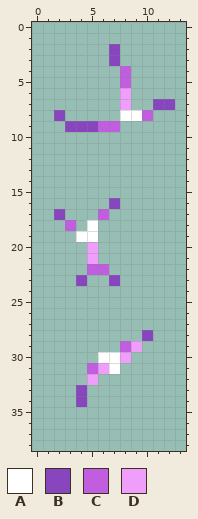
Pixel-art sprite -- NPCs/Minibosses/StarveiledProj/ScholarCometBig_Glow.png. The picture above was drawn from the file before the commit.
The file is 28x78 pixels, drawn in blocks of 2x2; one block is one cell here.
Palette (. is transparent): A #ffffff  B #8846be  C #c15edf  D #f09efb
New version:
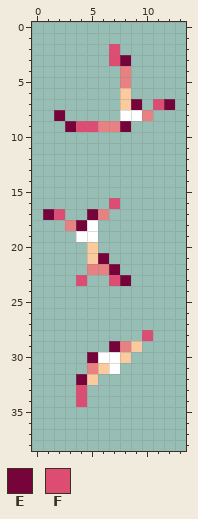
Colours new in this view: E #76043b  F #dd4c72
Difference:
Colour C changes from #c15edf to #e88181.
Colour D changes from #f09efb to #fbcb9e.
There is now colour E in row 3 at x 8; in row 7 at x 9; in row 9 at x 8; in row 17 at x 1 and 5; in row 18 at x 4; in row 21 at x 6.
There is now colour E in row 22 at x 7; in row 23 at x 8; in row 29 at x 7; in row 30 at x 5; in row 32 at x 4.
The edit turns colour B into colour E in row 7 at x 12; in row 8 at x 2; in row 9 at x 3.
The edit turns colour B into colour F in rows 2 to 3 at x 7; in row 7 at x 11; in row 9 at x 4 to 5; in row 16 at x 7; in row 17 at x 2; in row 23 at x 4 and 7.
The edit turns colour B into colour F in row 28 at x 10; in rows 33 to 34 at x 4.
Pixel boxes of the changes (left, top, right, bottom) in both pictures:
changed: (54, 44, 175, 132)
changed: (43, 198, 131, 286)
changed: (76, 330, 153, 407)
